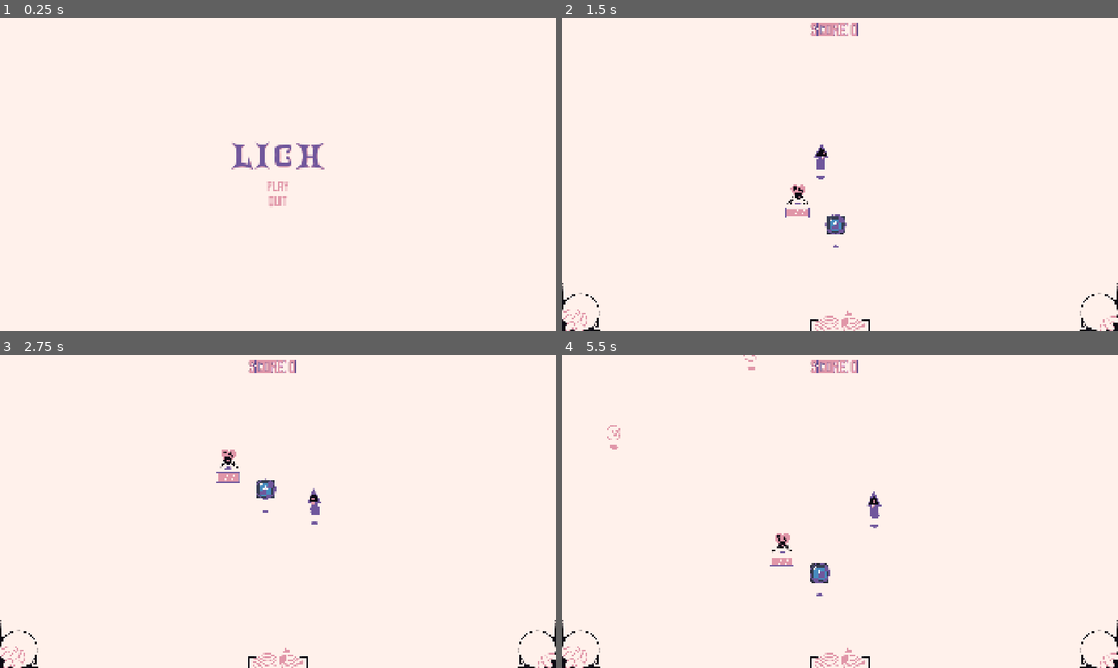
Above: before the commit, frames 1-4 (two rows, left to right).
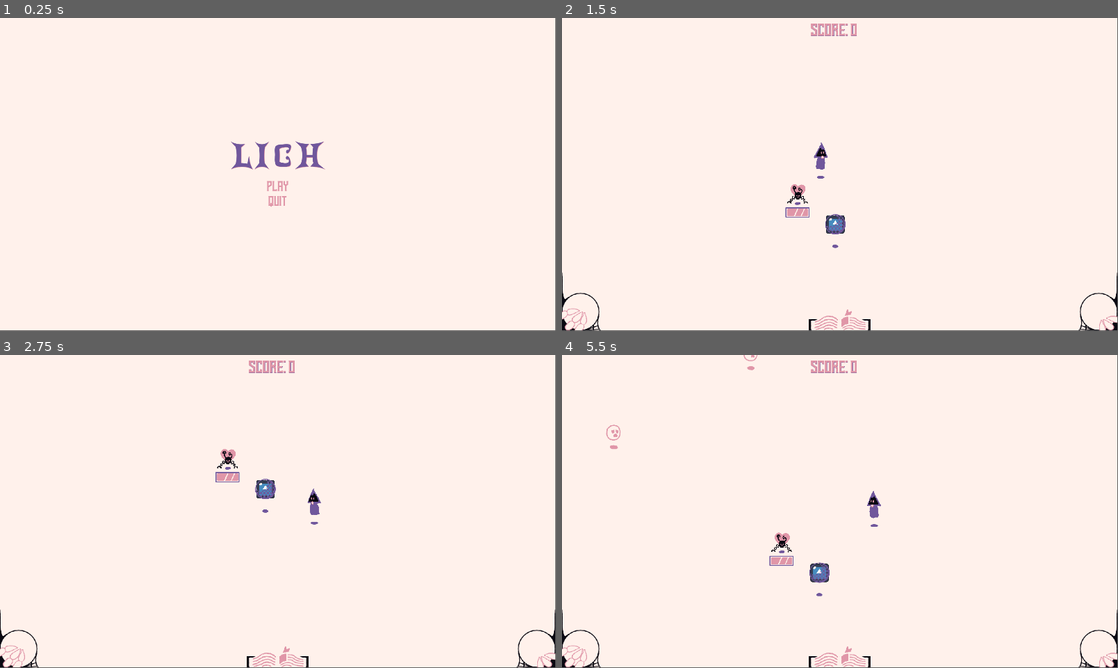
Above: after the commit, the same moments.

Repository: LunaticDancer/Lich
Game: Godot game, scene res://core/world.tscn
Two runs of this game, one before a commit and one after it. Both use one fixed random seed, a clock stepped at 60 frames per second and the inputs below. The engine's default icon, where the game draws it, is replaced by a stand-in: a white triangle on a blue panel in a dark square.
Inputs (mouse positions are in pixels of both pictures, inside the frame that each line leads up to):
- Up to frame 1 (0.25 s): no input
- Up to frame 2 (1.5 s): click "Play" at 0.5 s; move the mouse to (962, 158) at 1.27 s; hold Right (right) from 1.28 s (still down); hold Right mouse button (ability) from 1.28 s (still down)
- Up to frame 3 (2.75 s): move the mouse to (166, 527) at 2.02 s; release Right (right) at 2.03 s; release Right mouse button (ability) at 2.03 s; hold Down (down) from 2.03 s (still down); click (166, 527) at 2.1 s
- Up to frame 4 (5.5 s): move the mouse to (895, 442) at 2.77 s; release Down (down) at 2.78 s; hold Right (right) 2.78-3.53 s; hold Space (dodge) 2.78-3.53 s; move the mouse to (812, 574) at 3.52 s; hold Up (up) 3.53-4.28 s; tap R (restore) at 3.6 s; move the mouse to (1006, 558) at 4.27 s; hold Right mouse button (ability) 4.28-5.03 s; hold Left (left) from 4.28 s (still down); move the mouse to (673, 464) at 5.02 s; click (673, 464) at 5.1 s
The window is 800x450 before the commit and 799x449 after it. Grey fills any space a smaller window leaves; there, only what the larger window draws over its background counts as a difference.

The runs differ from the first frame. In frame 1, 0.4% of the frame differs, in the area x 41-59%, y 39-61%; in frame 2, 1.1%; in frame 3, 1.1%; in frame 4, 1.2%, in the area x 0-100%, y 0-100%.

Commit message:
UI scaling is now constant

Diff:
--- a/core/game_controller.gd
+++ b/core/game_controller.gd
@@ -99,7 +99,7 @@
 	$UI/GameplayUI.show()
 	ability = null
 	$UI/GameplayUI/SpellSlot/AbilityIcon.texture = null
-	$UI/GameplayUI/Score/ScoreDisplay.text = "Score: " + str(0)
+	$UI/GameplayUI/ScoreDisplay.text = "Score: " + str(0)
 	play_area = play_area_scene.instantiate()
 	Input.set_custom_mouse_cursor(cross_cursor, Input.CURSOR_ARROW, Vector2(63,63))
 	init_player_resources()
@@ -117,7 +117,7 @@
 
 func enemy_killed(score_value : int):
 	score += score_value
-	$UI/GameplayUI/Score/ScoreDisplay.text = "Score: " + str(score)
+	$UI/GameplayUI/ScoreDisplay.text = "Score: " + str(score)
 	dashes = min(dashes + 1, 2)
 	$UI/GameplayUI.update_dashes(dashes)
 	$UI/GameplayUI.update_mana(mana/100.0)
--- a/core/world.tscn
+++ b/core/world.tscn
@@ -53,8 +53,8 @@
 anchors_preset = 15
 anchor_right = 1.0
 anchor_bottom = 1.0
-offset_right = 1280.0
-offset_bottom = 600.0
+offset_right = -1920.0
+offset_bottom = -1080.0
 grow_horizontal = 2
 grow_vertical = 2
 size_flags_horizontal = 3
@@ -116,7 +116,7 @@
 anchor_bottom = 1.0
 offset_left = 8.0
 offset_top = -32.0
-offset_right = 205.0
+offset_right = 206.0
 offset_bottom = -8.0
 grow_vertical = 0
 size_flags_horizontal = 0
@@ -134,8 +134,8 @@
 anchors_preset = 15
 anchor_right = 1.0
 anchor_bottom = 1.0
-offset_right = 1280.0
-offset_bottom = 600.0
+offset_right = -1920.0
+offset_bottom = -1080.0
 grow_horizontal = 2
 grow_vertical = 2
 
@@ -221,8 +221,8 @@
 anchors_preset = 15
 anchor_right = 1.0
 anchor_bottom = 1.0
-offset_right = 1280.0
-offset_bottom = 600.0
+offset_right = -1920.0
+offset_bottom = -1080.0
 grow_horizontal = 2
 grow_vertical = 2
 
@@ -458,14 +458,16 @@
 texture = ExtResource("11_bkyve")
 
 [node name="Score" type="CanvasGroup" parent="UI/GameplayUI"]
-
-[node name="ScoreDisplay" type="Label" parent="UI/GameplayUI/Score"]
+visible = false
+
+[node name="ScoreDisplay" type="Label" parent="UI/GameplayUI"]
+layout_mode = 1
 anchors_preset = 5
 anchor_left = 0.5
 anchor_right = 0.5
-offset_left = 859.0
+offset_left = -101.0
 offset_top = 16.0
-offset_right = 1021.0
+offset_right = 61.0
 offset_bottom = 76.0
 grow_horizontal = 2
 theme_override_colors/font_color = Color(0.878431, 0.588235, 0.658824, 1)
@@ -482,8 +484,8 @@
 anchors_preset = 15
 anchor_right = 1.0
 anchor_bottom = 1.0
-offset_right = 1280.0
-offset_bottom = 600.0
+offset_right = -1920.0
+offset_bottom = -1080.0
 grow_horizontal = 2
 grow_vertical = 2
 
--- a/project.godot
+++ b/project.godot
@@ -21,8 +21,7 @@
 window/size/viewport_height=1080
 window/size/mode=3
 window/size/borderless=true
-window/stretch/mode="canvas_items"
-window/stretch/aspect="expand"
+window/stretch/aspect="keep_height"
 mouse_cursor/custom_image="res://core/sprites/Cursor2.png"
 mouse_cursor/custom_image_hotspot=Vector2(63, 63)
 
